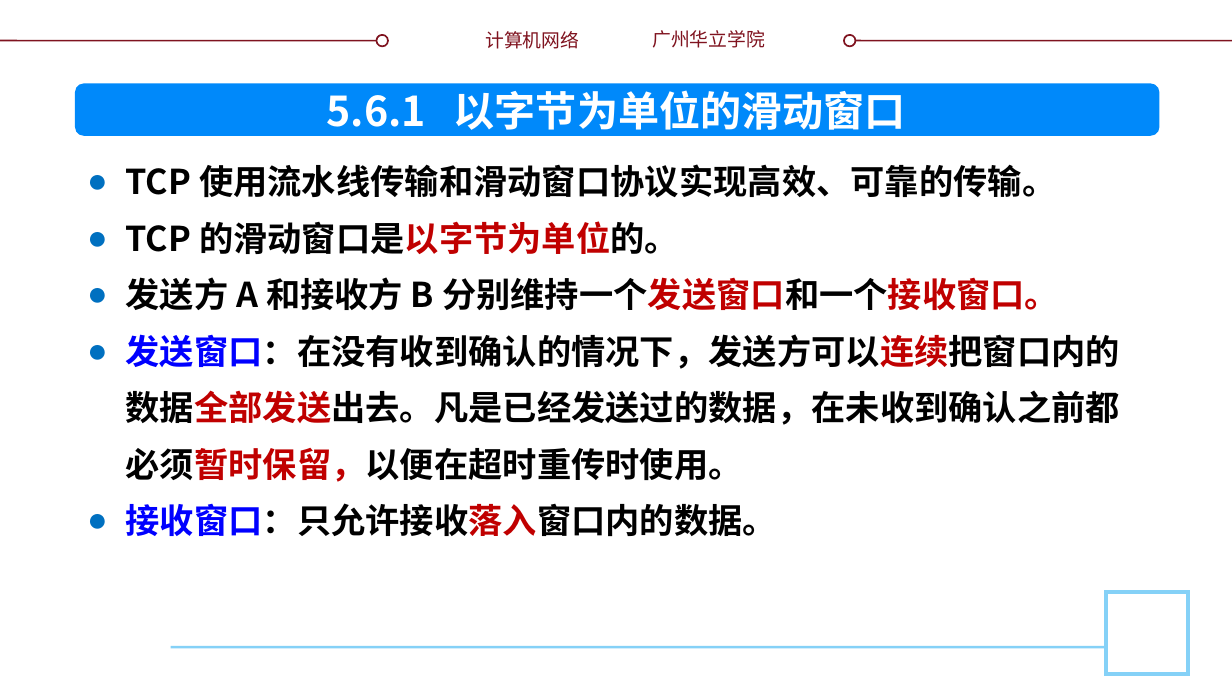
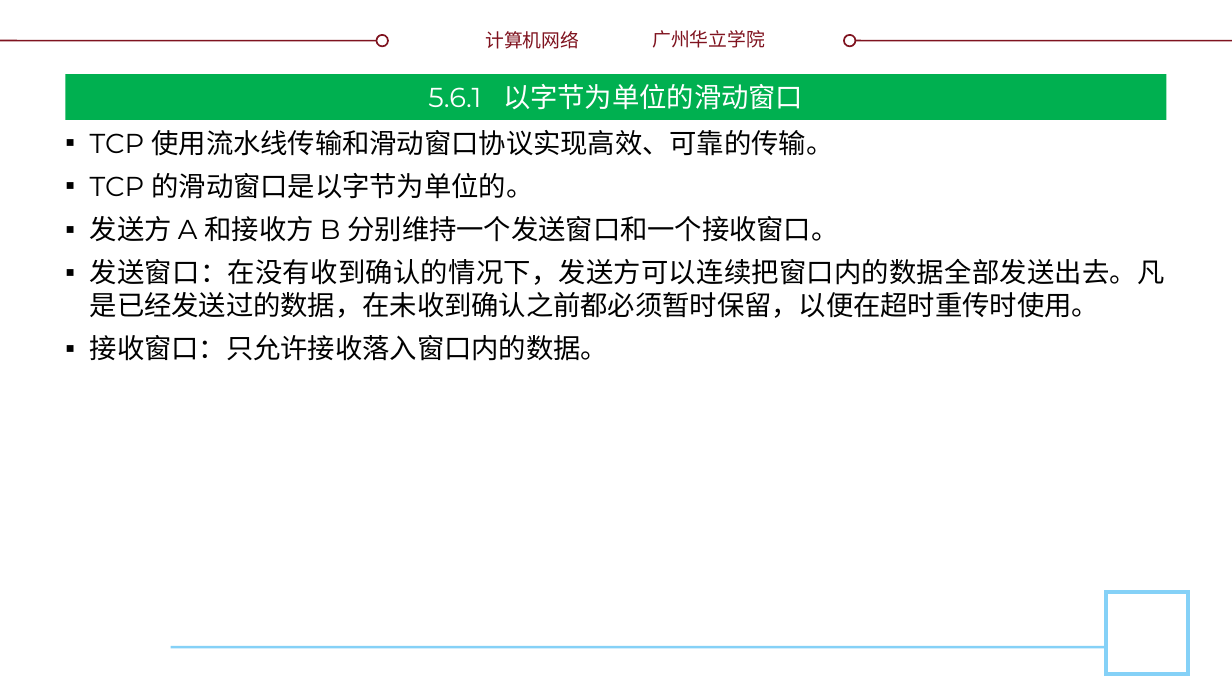
Before and after one commit to glplaman/glplaman.github.io, a slide deck: slide 94 of network/ppt/chap5.pptx (slide 91 before the commit). Drawn at 1232x693 pixels with LibreOffice and Linux fonts; fonts in the diff are those of the drawing; background and template pictures are left out. Boxes give left, top, right and bottom in pixels: in the first picture for what was removed or moved away, otherwise in the second. Text is boxed around its words. In the diff, an @@ line names an element or a change of style, - is before the commit and + after.

```diff
--- a/network/ppt/chap5.pptx
+++ b/network/ppt/chap5.pptx
@@ title "5.6.1 以字节为单位的滑动窗口": place and size @@
-title "5.6.1 以字节为单位的滑动窗口" at bbox=[326, 83, 906, 130]
+title "5.6.1 以字节为单位的滑动窗口" at bbox=[65, 74, 1167, 120]
@@ title "5.6.1 以字节为单位的滑动窗口" at bbox=[65, 74, 1167, 120]: size 24 to 16 pt, font Noto Sans CJK SC to Montserrat, bold off; vertical alignment top to middle; fill none to #00B050 @@
@@ rounded rectangle removed at bbox=[75, 84, 1159, 137] @@
@@ text "TCP 使用流水线传输和滑动窗口协议实现高效、可靠的传输。": place and size @@
-text "TCP 使用流水线传输和滑动窗口协议实现高效、可靠的传输。" at bbox=[126, 164, 1120, 536]
+text "TCP 使用流水线传输和滑动窗口协议实现高效、可靠的传输。" at bbox=[90, 130, 1165, 361]
@@ text "TCP 使用流水线传输和滑动窗口协议实现高效、可靠的传输。" at bbox=[90, 130, 1165, 361]: size 20 to 16 pt, font Noto Sans CJK SC to Montserrat, bold off; text colour #C00000 to #000000 in "的滑动窗口是以字节为单位的。", "分别维持一个发送窗口和一个接收窗口。", "发送窗口：在没有收到确认的情况下，发送方可以连续把窗口内的数据全部发送出去。凡是已经发送过的数据，在未收到确认之前都必须 ...", "接收窗口：只允许接收落入窗口内的数据。"; text colour #0000FF to #000000 in "发送窗口：在没有收到确认的情况下，发送方可以连续把窗口内的数据全部发送出去。凡是已经发送过的数据，在未收到确认之前都必须 ...", "接收窗口：只允许接收落入窗口内的数据。"; alignment left to justified; bullet ● to ▪; line spacing 33pt to 1; more space between paragraphs @@
```
Also in this commit, not shown: 40 other slides changed, 3 slides added, 11 other files.
